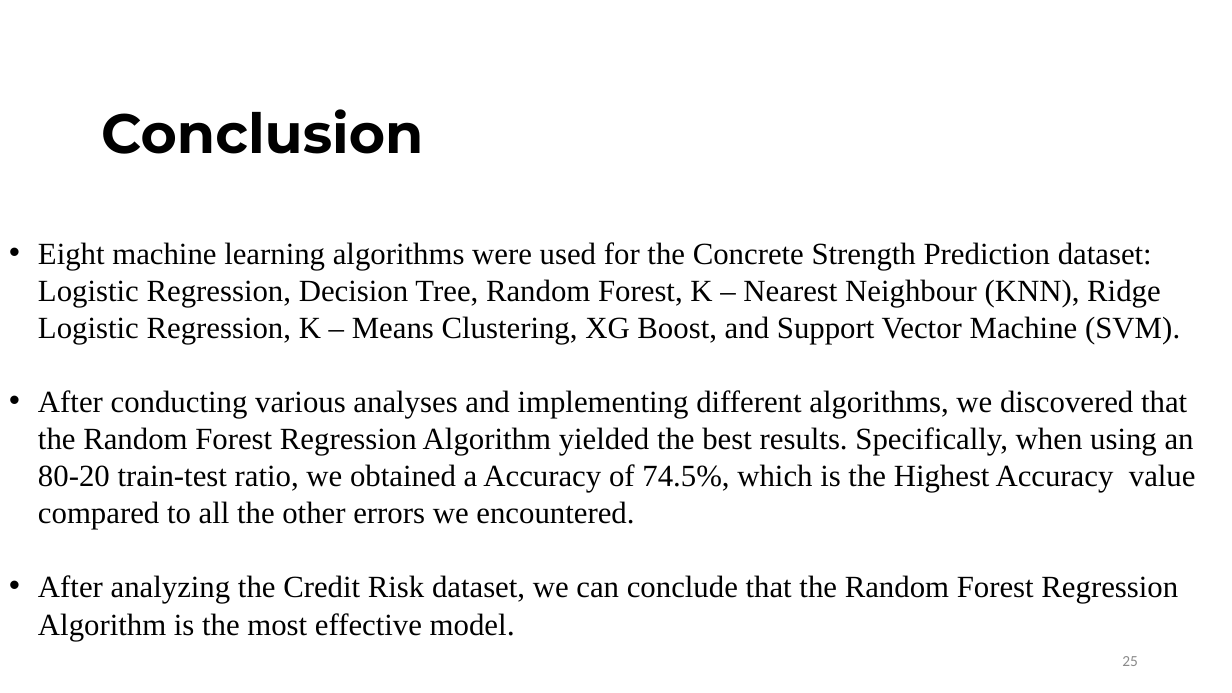
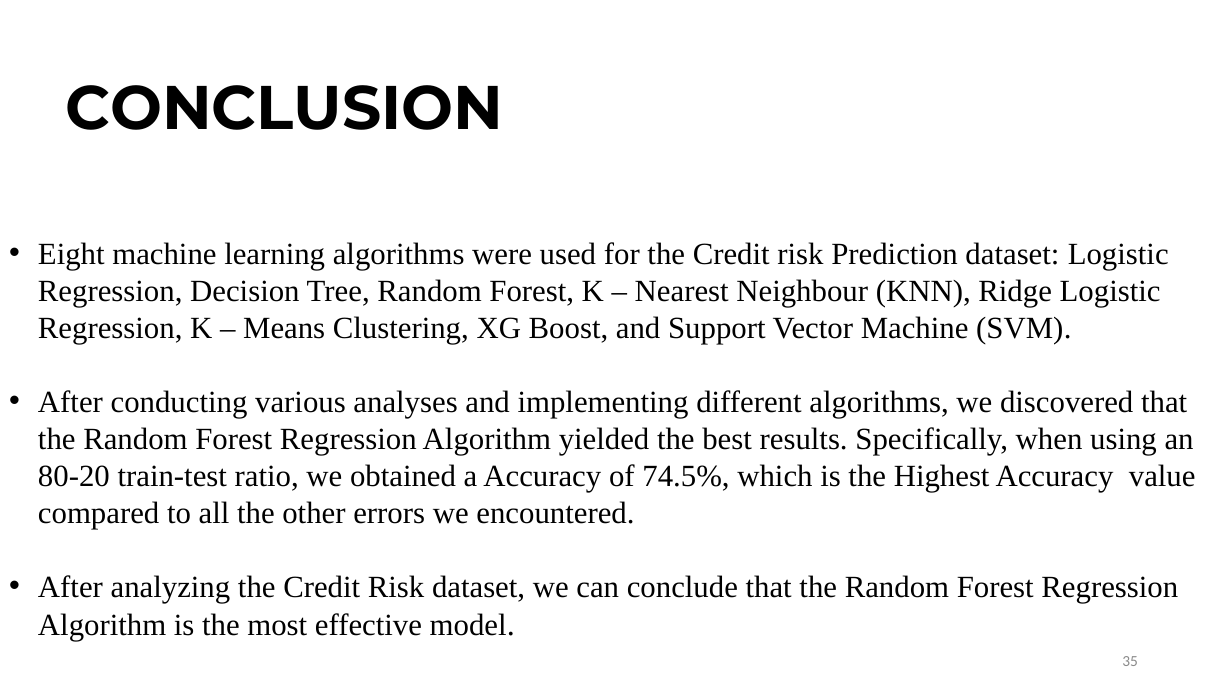
Before and after one commit to adepu93/Classification-Credit-Risk-prediction-, a slide deck: slide 35 of Presentation1.pptx (slide 25 before the commit). Drawn at 1232x693 pixels with LibreOffice and Linux fonts; fonts in the diff are those of the drawing; background and template pictures are left out. Boxes give left, top, right and bottom in pixels: in the first picture for what was removed or moved away, otherwise in the second. Text is boxed around its words. In the diff, an @@ line names an element or a change of style, - is before the commit and + after.

```diff
--- a/Presentation1.pptx
+++ b/Presentation1.pptx
@@ title at (66,85,504,130): text changed; size 43.2 to 48 pt @@
-Conclusion
+CONCLUSION
@@ text at (38,242,1169,344): text changed @@
-• Eight machine learning algorithms were used for the Concrete Strength Prediction dataset: Logistic Regression, Decision Tree, Random Forest, K – Nearest Neighbour (KNN), Ridge Logistic Regression, K – Means Clustering, XG Boost, and Support Vector Machine (SVM).
+• Eight machine learning algorithms were used for the Credit risk Prediction dataset: Logistic Regression, Decision Tree, Random Forest, K – Nearest Neighbour (KNN), Ridge Logistic Regression, K – Means Clustering, XG Boost, and Support Vector Machine (SVM).
@@ page number at (1122,656,1138,666): text changed @@
-25
+35
```
Also in this commit, not shown: 4 other slides changed.
